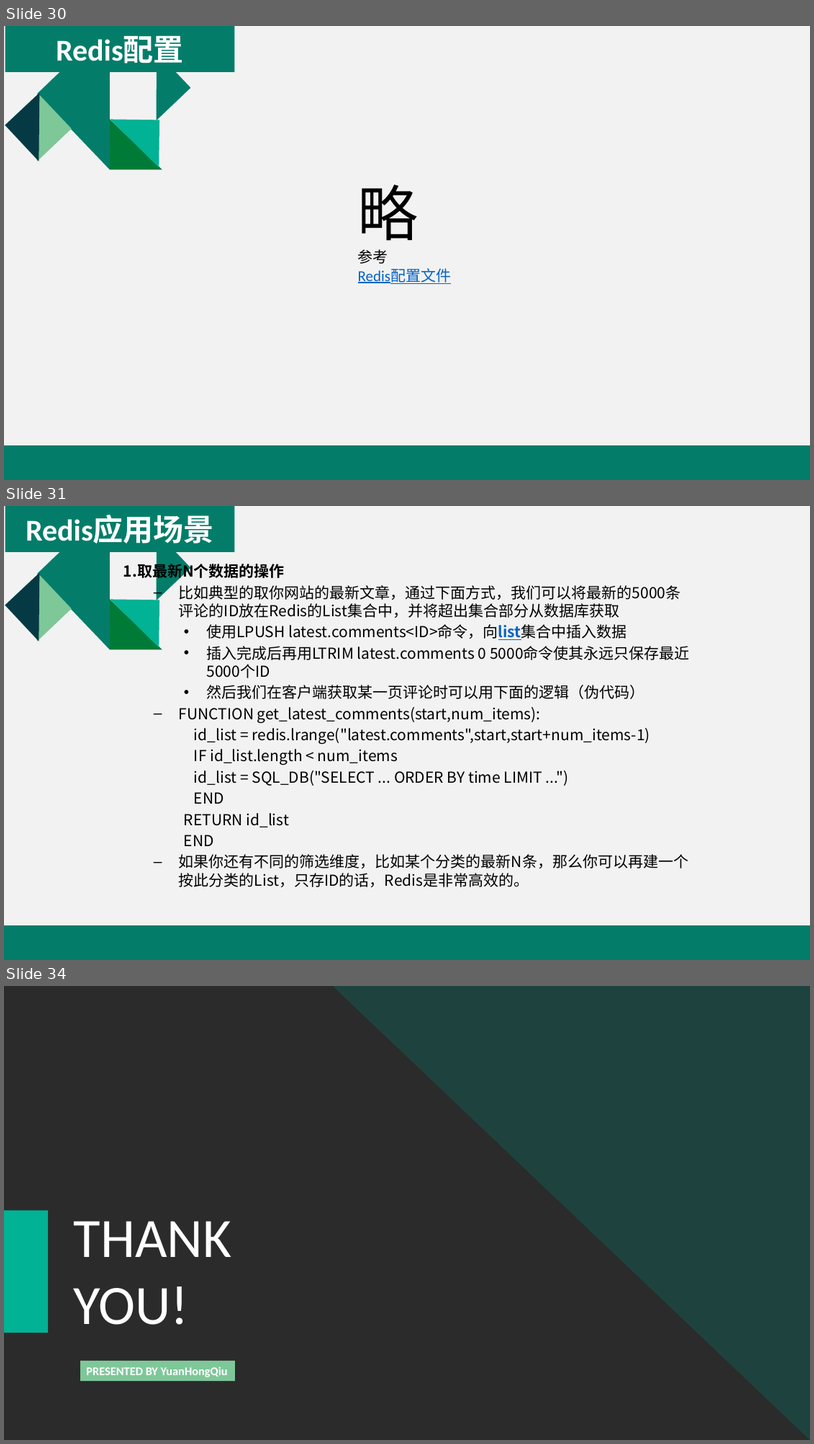
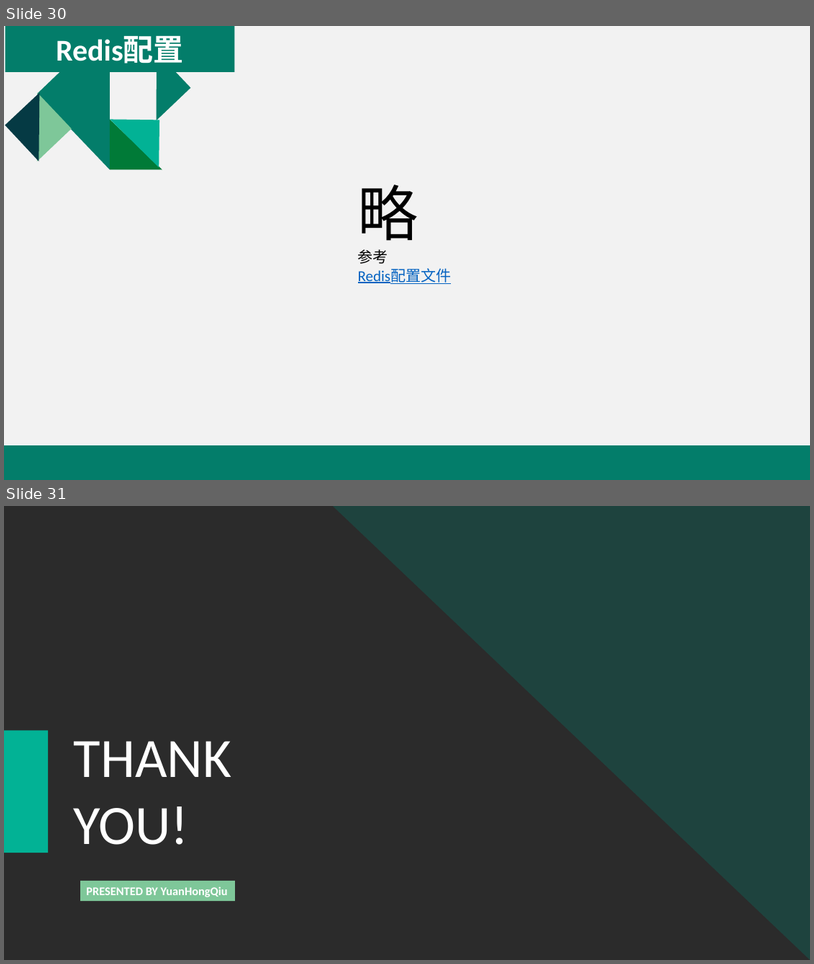
Before and after one commit to yuanhongqiu/baobaotao, a slide deck: taotao-manage/taotao-manage-web/src/main/resources/Redis介绍.pptx. Shown one above the other, each under a label of ours: slides 30, 31 and 34 before the commit, slides 30 and 31 after it; the slides between them are not shown. The pictures are 814x1444 and 814x964 pixels, drawn with LibreOffice and Linux fonts; fonts in the diff are those of the drawing; background and template pictures are left out; a plain dark background stands for a picture behind light text. Boxes give left, top, right and bottom in pixels: in the first picture for what was removed or moved away, otherwise in the second. Text is boxed around its words. In the diff, an @@ line names an element or a change of style, - is before the commit and + after.

```diff
--- a/taotao-manage/taotao-manage-web/src/main/resources/Redis介绍.pptx
+++ b/taotao-manage/taotao-manage-web/src/main/resources/Redis介绍.pptx
@@ slide 31 removed at (4,506,810,960), background #F2F2F2; not listed: 6 template elements that a slide beside it also shows @@
@@ rectangle removed at (5,506,235,552) @@
-Redis应用场景
@@ text removed at (124,561,689,887) @@
-1.取最新N个数据的操作
-  – 比如典型的取你网站的最新文章，通过下面方式，我们可以将最新的5000条评论的ID放在Redis的List集合中，并将超出集合部分从数据库获取
-    • 使用LPUSH latest.comments<ID>命令，向list集合中插入数据
-    • 插入完成后再用LTRIM latest.comments 0 5000命令使其永远只保存最近5000个ID
-    • 然后我们在客户端获取某一页评论时可以用下面的逻辑（伪代码）
-  – FUNCTION get_latest_comments(start,num_items):
-    id_list = redis.lrange("latest.comments",start,start+num_items-1)
-    IF id_list.length < num_items
-    id_list = SQL_DB("SELECT ... ORDER BY time LIMIT ...")
-    END
-    RETURN id_list
-    END
-  – 如果你还有不同的筛选维度，比如某个分类的最新N条，那么你可以再建一个按此分类的List，只存ID的话，Redis是非常高效的。
@@ rectangle removed at (4,925,810,960) @@
@@ what was slide 34 is now slide 31 @@
```
Also in this commit, not shown: 17 slides changed, 8 slides added, 10 other slides removed.
